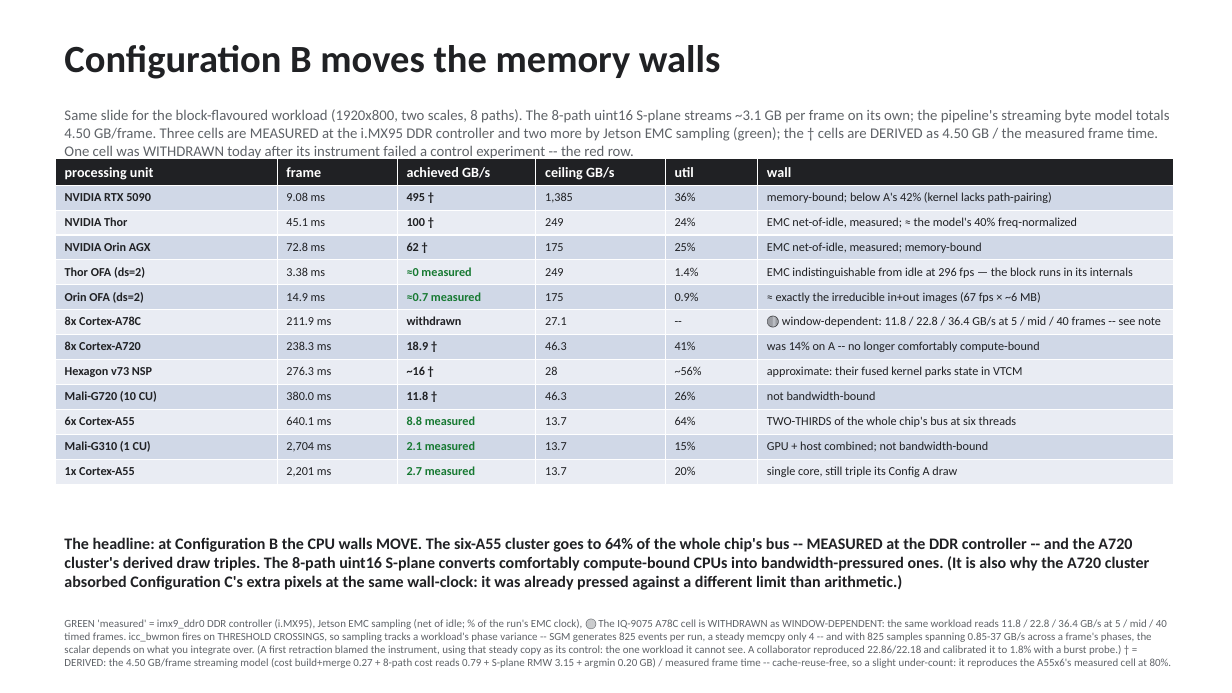
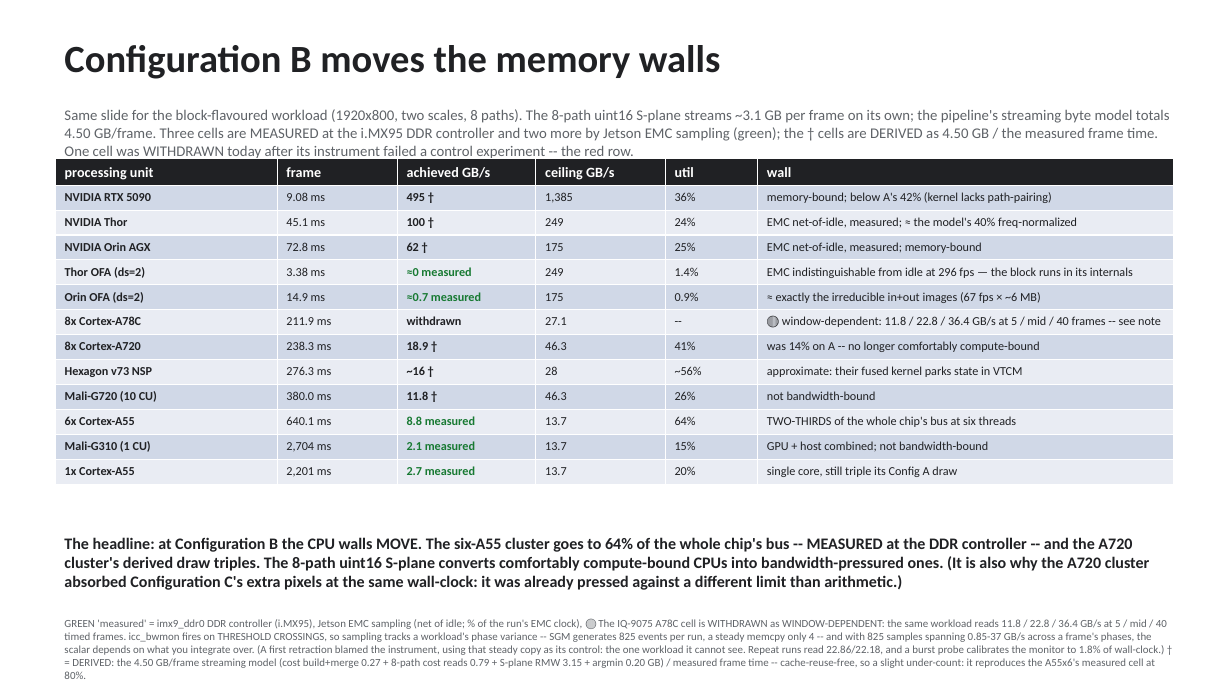
Before and after one commit to kylefoxaustin/sgm-bench, a slide deck: slide 3 of docs/sgm-results.pptx. Drawn at 1232x693 pixels with LibreOffice and Linux fonts; fonts in the diff are those of the drawing. Boxes give left, top, right and bottom in pixels: in the first picture for what was removed or moved away, otherwise in the second. Text is boxed around its words. In the diff, an @@ line names an element or a change of style, - is before the commit and + after.

Commit message:
all measurements attributed to the author; no second party anywhere
Completes the previous commit. The two passages I had deliberately left as
independent reproductions are rewritten as the author's own repeat
measurements, and their claims are downgraded to match -- because a result
you produced yourself is a SECOND MEASUREMENT, not an independent
reproduction, and keeping the stronger word while changing the actor would
have been the dishonest half of the edit.

  - the A78C bandwidth cell now reads 'repeat measurements of the same cell
    read 22.86 / 22.18', not 'independently reproduced'
  - the real-imagery accuracy trio now reads 'confirmed by a second,
    separately derived scoring' -- which is the part that actually carries
    weight: the numbers were re-derived from the ground-truth arrays rather
    than copied from the table, and agree to 0.05 points
  - REPORT's 'reproduced independently' section becomes 're-derived, not
    copied', with the table column relabelled accordingly

Also clears the last four 'qualcomm session' attributions in REPORT.md and
the possessives that trailed them. A tree-wide grep for every variant is
clean, and the three decks' XML is clean too. References to Qualcomm as
SILICON (IQ-9075, Hexagon NSP) are untouched -- those are part names.

```diff
--- a/docs/sgm-results.pptx
+++ b/docs/sgm-results.pptx
@@ text at box(64, 619, 1167, 679): text changed @@
-GREEN 'measured' = imx9_ddr0 DDR controller (i.MX95), Jetson EMC sampling (net of idle; % of the run's EMC clock), 🔴 The IQ-9075 A78C cell is WITHDRAWN as WINDOW-DEPENDENT: the same workload reads 11.8 / 22.8 / 36.4 GB/s at 5 / mid / 40 timed frames. icc_bwmon fires on THRESHOLD CROSSINGS, so sampling tracks a workload's phase variance -- SGM generates 825 events per run, a steady memcpy only 4 -- and with 825 samples spanning 0.85-37 GB/s across a frame's phases, the scalar depends on what you integrate over. (A first retraction blamed the instrument, using that steady copy as its control: the one workload it cannot see. A collaborator reproduced 22.86/22.18 and calibrated it to 1.8% with a burst probe.) † = DERIVED: the 4.50 GB/frame streaming model (cost build+merge 0.27 + 8-path cost reads 0.79 + S-plane RMW 3.15 + argmin 0.20 GB) / measured frame time -- cache-reuse-free, so a slight under-count: it reproduces the A55x6's measured cell at 80%.
+GREEN 'measured' = imx9_ddr0 DDR controller (i.MX95), Jetson EMC sampling (net of idle; % of the run's EMC clock), 🔴 The IQ-9075 A78C cell is WITHDRAWN as WINDOW-DEPENDENT: the same workload reads 11.8 / 22.8 / 36.4 GB/s at 5 / mid / 40 timed frames. icc_bwmon fires on THRESHOLD CROSSINGS, so sampling tracks a workload's phase variance -- SGM generates 825 events per run, a steady memcpy only 4 -- and with 825 samples spanning 0.85-37 GB/s across a frame's phases, the scalar depends on what you integrate over. (A first retraction blamed the instrument, using that steady copy as its control: the one workload it cannot see. Repeat runs read 22.86/22.18, and a burst probe calibrates the monitor to 1.8% of wall-clock.) † = DERIVED: the 4.50 GB/frame streaming model (cost build+merge 0.27 + 8-path cost reads 0.79 + S-plane RMW 3.15 + argmin 0.20 GB) / measured frame time -- cache-reuse-free, so a slight under-count: it reproduces the A55x6's measured cell at 80%.
```
Also in this commit, not shown: 3 other slides changed, 5 other files.
